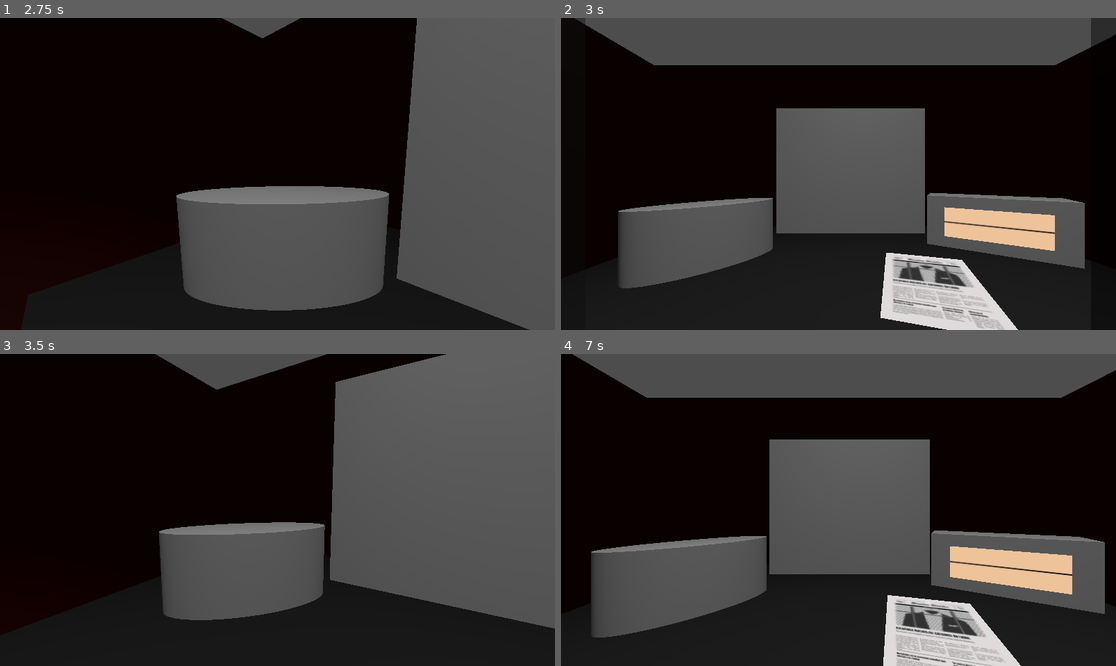
Above: before the commit, frames 1-4 (two rows, left to right).
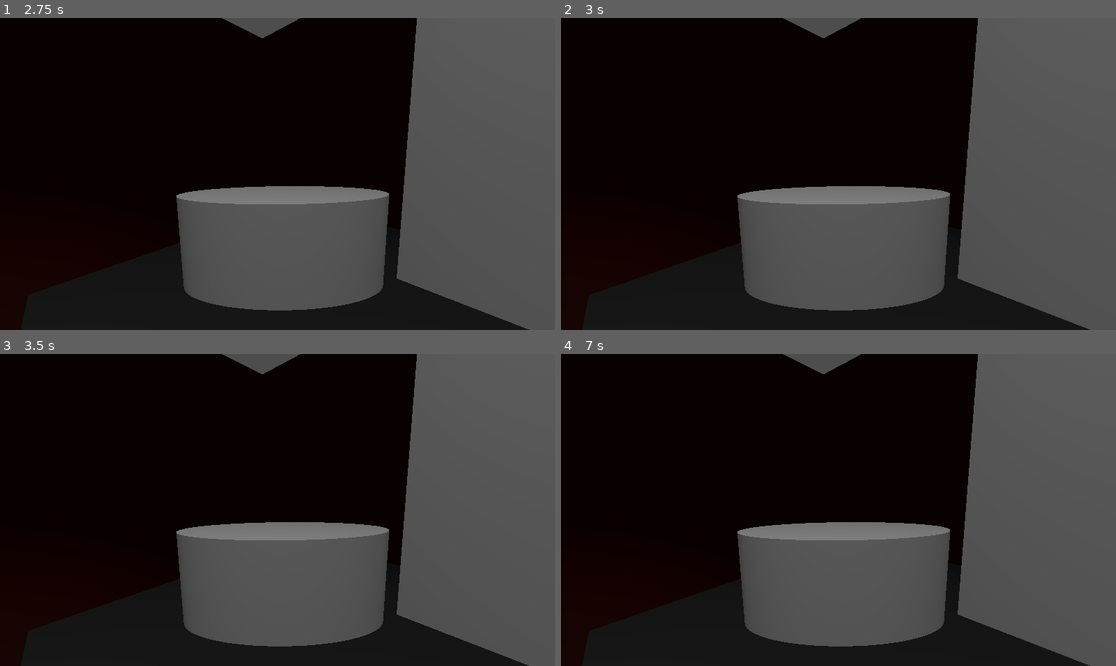
Above: after the commit, the same moments.

Repository: aaracan246/gameoff2025-ettudiopitijopo
Game: Godot game, scene res://Scenes/demo.tscn
Same seed, same stepped clock (60 frames per second), same inputs: the game is played once before the commit and once after it.
Inputs (mouse positions are in pixels of both pictures, inside the frame that each line leads up to):
- Up to frame 1 (2.75 s): tap Enter at 0.5 s; move the mouse to (399, 158) at 0.52 s; click (399, 158) at 0.67 s; tap Space at 1.25 s; move the mouse to (166, 189) at 1.27 s; click (166, 189) at 1.42 s; move the mouse to (333, 105) at 2.02 s; click (333, 105) at 2.17 s
- Up to frame 2 (3 s): tap Enter at 2.75 s; move the mouse to (810, 236) at 2.77 s; click (810, 236) at 2.92 s
- Up to frame 3 (3.5 s): no input
- Up to frame 4 (7 s): move the mouse to (1005, 556) at 3.52 s; click (1005, 556) at 3.67 s; tap Space at 4.25, 6.5 s; move the mouse to (672, 463) at 4.27 s; click (672, 463) at 4.42 s; tap Enter at 5 s; move the mouse to (866, 510) at 5.02 s; click (866, 510) at 5.17 s; move the mouse to (755, 432) at 5.77 s; click (755, 432) at 5.92 s; move the mouse to (960, 494) at 6.52 s; click (960, 494) at 6.67 s

Frame 1 is identical in both runs. In frame 2, 53% of the frame differs, in the area x 2-100%, y 0-100%; in frame 3, 18%; in frame 4, 55%.

Commit message:
newspaper view and map sigals and fixer player

Diff:
--- a/Scenes/demo.tscn
+++ b/Scenes/demo.tscn
@@ -116,10 +116,26 @@
 [node name="NewsPaper" parent="Room" instance=ExtResource("4_f2jw5")]
 transform = Transform3D(0.03863703, 0.0103527615, 4.525336e-10, 0, -1.7484556e-09, 0.04, 0.0103527615, -0.03863703, -1.6888784e-09, 0.2601661, -0.6573745, -2.8987007)
 
+[node name="NewsPaper2" parent="Room" instance=ExtResource("4_f2jw5")]
+transform = Transform3D(0.039999995, 0, 0, 0, 0.039999995, 0, 0, 0, 0.04, -0.2594633, 0, -2.1634152)
+visible = false
+
 [node name="Player" parent="." instance=ExtResource("1_nsw6b")]
 transform = Transform3D(1, 0, 0, 0, 1, 0, 0, 0, 1, -0.30649328, 0, -1.6550336)
 
+[connection signal="cafe" from="." to="Room/Map" method="_on_demo_cafe"]
+[connection signal="descanso" from="." to="Room/Map" method="_on_demo_descanso"]
+[connection signal="embarcadero" from="." to="Room/Map" method="_on_demo_embarcadero"]
+[connection signal="entrada" from="." to="Room/Map" method="_on_demo_entrada"]
+[connection signal="merendero1" from="." to="Room/Map" method="_on_demo_merendero_1"]
+[connection signal="merendero2" from="." to="Room/Map" method="_on_demo_merendero_2"]
+[connection signal="mirador" from="." to="Room/Map" method="_on_demo_mirador"]
+[connection signal="obras" from="." to="Room/Map" method="_on_demo_obras"]
+[connection signal="parking" from="." to="Room/Map" method="_on_demo_parking"]
+[connection signal="rescate" from="." to="Room/Map" method="_on_demo_rescate"]
+[connection signal="input_event" from="Room/Map" to="." method="_on_map_input_event"]
 [connection signal="input_event" from="Room/Radio" to="." method="_on_radio_input_event"]
 [connection signal="input_event" from="Room/Pc" to="." method="_on_pc_input_event"]
 [connection signal="input_event" from="Room/Phone" to="." method="_on_phone_input_event"]
 [connection signal="input_event" from="Room/NewsPaper" to="." method="_on_news_paper_input_event"]
+[connection signal="input_event" from="Room/NewsPaper2" to="." method="_on_news_paper_input_event"]
--- a/Scenes/map.gd
+++ b/Scenes/map.gd
@@ -1,9 +1,30 @@
 extends Node3D
 
 @export var transition_duration: float = 1.0
+@onready var newspaper = $Room/NewsPaper
+@onready var view_newspaper = $Room/NewsPaper2.global_transform
+@onready var normal_newspaper = $Room/NewsPaper.global_transform
+
+
 var actual_camera: Camera3D
 var next_camera: Camera3D
 var is_moving = false
+var is_zoomed = false
+
+signal entrada
+signal merendero1
+signal parking
+signal merendero2
+signal obras
+signal embarcadero
+signal cafe
+signal mirador
+signal descanso
+signal rescate
+
+
+
+
 
 func _ready() -> void:
 	$Player.current = true
@@ -13,6 +34,7 @@
 	if !$Player.current:
 		if Input.get_mouse_button_mask() == 2 and !is_moving:  # Clic derecho
 			switch_to_camera_smooth(actual_camera, $Player)
+			is_zoomed = false
 
 
 func switch_to_camera_smooth(from_camera: Camera3D, to_camera: Camera3D):
@@ -37,28 +59,49 @@
 	is_moving = false
 	temp_camera.queue_free()
 
-func _on_radio_input_event(_camera: Node, event: InputEvent, _event_position: Vector3, _normal: Vector3, _shape_idx: int) -> void:
-	if event is InputEventMouseButton and event.pressed and event.button_index == MOUSE_BUTTON_LEFT and !is_moving:
-		actual_camera = $Room/Radio/Camera3D
+func input_manager(camera:Camera3D, event: InputEvent):
+	if event is InputEventMouseButton and event.pressed and event.button_index == MOUSE_BUTTON_LEFT and !is_moving and !is_zoomed:
+		is_zoomed = true
+		actual_camera = camera
 		switch_to_camera_smooth($Player, actual_camera)
 
+func _on_radio_input_event(_camera: Node, event: InputEvent, _event_position: Vector3, _normal: Vector3, _shape_idx: int) -> void:
+	input_manager($Room/Radio/Camera3D, event)
+
+
 func _on_map_input_event(_camera: Node, event: InputEvent, _event_position: Vector3, _normal: Vector3, _shape_idx: int) -> void:
-	if event is InputEventMouseButton and event.pressed and event.button_index == MOUSE_BUTTON_LEFT and !is_moving:
-		actual_camera = $Room/Mapa
-		switch_to_camera_smooth($Player, actual_camera)
+	input_manager($Room/Mapa, event)
+	emit_signal("entrada")
+	emit_signal("cafe")
+	emit_signal("descanso")
+	emit_signal("embarcadero")
+	emit_signal("merendero1")
+	emit_signal("merendero2")
+	emit_signal("mirador")
+	emit_signal("obras")
+	emit_signal("parking")
+	emit_signal("rescate")
+
 
 
 func _on_pc_input_event(_camera: Node, event: InputEvent, _event_position: Vector3, _normal: Vector3, _shape_idx: int) -> void:
-	if event is InputEventMouseButton and event.pressed and event.button_index == MOUSE_BUTTON_LEFT and !is_moving:
-		actual_camera = $Room/Computer
-		switch_to_camera_smooth($Player,  actual_camera)
+	input_manager($Room/Computer, event)
 
 
 func _on_phone_input_event(_camera: Node, event: InputEvent, _event_position: Vector3, _normal: Vector3, _shape_idx: int) -> void:
-	if event is InputEventMouseButton and event.pressed and event.button_index == MOUSE_BUTTON_LEFT and !is_moving:
-		actual_camera = $Room/telefono
-		switch_to_camera_smooth($Player,  actual_camera)
+	input_manager($Room/telefono, event)
 
 
 func _on_news_paper_input_event(_camera: Node, event: InputEvent, _event_position: Vector3, _normal: Vector3, _shape_idx: int) -> void:
-	pass # Replace with function body.
+	if event is InputEventMouseButton and event.pressed and event.button_index == MOUSE_BUTTON_LEFT and !is_moving and !is_zoomed:
+		is_zoomed = true
+		var tween = create_tween()
+		tween.set_ease(Tween.EASE_IN_OUT)
+		tween.set_trans(Tween.TRANS_CUBIC)
+		tween.tween_property(newspaper, "global_transform", view_newspaper, transition_duration)
+	elif event is InputEventMouseButton and event.pressed and event.button_index == MOUSE_BUTTON_RIGHT and !is_moving :
+		is_zoomed = false
+		var tween = create_tween()
+		tween.set_ease(Tween.EASE_IN_OUT)
+		tween.set_trans(Tween.TRANS_CUBIC)
+		tween.tween_property(newspaper, "global_transform", normal_newspaper, transition_duration)
--- a/Scenes/map.tscn
+++ b/Scenes/map.tscn
@@ -1,5 +1,6 @@
-[gd_scene load_steps=5 format=3 uid="uid://csykyo4ikmj0w"]
+[gd_scene load_steps=6 format=3 uid="uid://csykyo4ikmj0w"]
 
+[ext_resource type="Script" uid="uid://dqctrhr8pbsvu" path="res://Scripts/map.gd" id="1_26yhd"]
 [ext_resource type="Texture2D" uid="uid://bgdtbfvupwjk7" path="res://Assets/map.jpg" id="1_ci6au"]
 
 [sub_resource type="BoxShape3D" id="BoxShape3D_tcdmn"]
@@ -12,6 +13,7 @@
 
 [node name="Map" type="StaticBody3D"]
 transform = Transform3D(0.0006503989, 0, -0.20935683, 0, 0.20935784, 0, 0.20935683, 0, 0.0006503989, 0, 0, 0)
+script = ExtResource("1_26yhd")
 
 [node name="Sprite3D" type="Sprite3D" parent="."]
 transform = Transform3D(0.9999999, 0, 0, 0, 0.99999994, 0, 0, 0, 0.9999999, 0, 0, 0)
@@ -21,32 +23,38 @@
 transform = Transform3D(0.99999034, 0, -1.2665987e-07, 0, 0.99999976, 0, 1.2665987e-07, 0, 0.99999034, 0.09401345, -0.028900687, 0)
 shape = SubResource("BoxShape3D_tcdmn")
 
-[node name="pin" type="MeshInstance3D" parent="."]
+[node name="pinEntrada" type="MeshInstance3D" parent="."]
 transform = Transform3D(0.405, 0, -3.958121e-09, 0, 0.40500015, 0, 3.958121e-09, 0, 0.405, -6.183559, 3.0314276, 0.051097743)
+visible = false
 mesh = SubResource("SphereMesh_ci6au")
 surface_material_override/0 = SubResource("StandardMaterial3D_ci6au")
 
 [node name="pin6" type="MeshInstance3D" parent="."]
 transform = Transform3D(0.405, 0, -3.958121e-09, 0, 0.40500015, 0, 3.958121e-09, 0, 0.405, -6.183559, 3.0314276, 0.051097743)
+visible = false
 mesh = SubResource("SphereMesh_ci6au")
 surface_material_override/0 = SubResource("StandardMaterial3D_ci6au")
 
 [node name="pin2" type="MeshInstance3D" parent="."]
 transform = Transform3D(0.405, 0, -3.958121e-09, 0, 0.40500015, 0, 3.958121e-09, 0, 0.405, -2.0302405, 4.140437, 0.06400066)
+visible = false
 mesh = SubResource("SphereMesh_ci6au")
 surface_material_override/0 = SubResource("StandardMaterial3D_ci6au")
 
 [node name="pin3" type="MeshInstance3D" parent="."]
 transform = Transform3D(0.405, 0, -3.958121e-09, 0, 0.40500015, 0, 3.958121e-09, 0, 0.405, -6.183559, 3.0314276, 0.051097743)
+visible = false
 mesh = SubResource("SphereMesh_ci6au")
 surface_material_override/0 = SubResource("StandardMaterial3D_ci6au")
 
 [node name="pin4" type="MeshInstance3D" parent="."]
 transform = Transform3D(0.405, 0, -3.958121e-09, 0, 0.40500015, 0, 3.958121e-09, 0, 0.405, -6.183559, 3.0314276, 0.051097743)
+visible = false
 mesh = SubResource("SphereMesh_ci6au")
 surface_material_override/0 = SubResource("StandardMaterial3D_ci6au")
 
 [node name="pin5" type="MeshInstance3D" parent="."]
 transform = Transform3D(0.405, 0, -3.958121e-09, 0, 0.40500015, 0, 3.958121e-09, 0, 0.405, -6.183559, 3.0314276, 0.051097743)
+visible = false
 mesh = SubResource("SphereMesh_ci6au")
 surface_material_override/0 = SubResource("StandardMaterial3D_ci6au")
--- a/Scenes/player.tscn
+++ b/Scenes/player.tscn
@@ -44,9 +44,11 @@
 surface_material_override/0 = SubResource("StandardMaterial3D_v0iea")
 
 [node name="TimerRight" type="Timer" parent="."]
+wait_time = 0.5
 one_shot = true
 
 [node name="TimerLeft" type="Timer" parent="."]
+wait_time = 0.75
 one_shot = true
 
 [node name="rotationTimer" type="Timer" parent="."]
--- /dev/null
+++ b/Scripts/map.gd
@@ -0,0 +1,45 @@
+extends StaticBody3D
+
+@onready var pin = $pinEntrada
+
+func _ready() -> void:
+	pin.visible = false
+
+func _on_demo_entrada() -> void:
+	pin.visible = true
+
+
+func _on_demo_cafe() -> void:
+	pass # Replace with function body.
+
+
+func _on_demo_descanso() -> void:
+	pass # Replace with function body.
+
+
+func _on_demo_embarcadero() -> void:
+	pass # Replace with function body.
+
+
+func _on_demo_merendero_1() -> void:
+	pass # Replace with function body.
+
+
+func _on_demo_merendero_2() -> void:
+	pass # Replace with function body.
+
+
+func _on_demo_mirador() -> void:
+	pass # Replace with function body.
+
+
+func _on_demo_obras() -> void:
+	pass # Replace with function body.
+
+
+func _on_demo_parking() -> void:
+	pass # Replace with function body.
+
+
+func _on_demo_rescate() -> void:
+	pass # Replace with function body.
--- a/Scripts/player.gd
+++ b/Scripts/player.gd
@@ -1,27 +1,24 @@
 extends Camera3D
 
 @export var suavizado: float = 10.0
-@export_range(0, 1000) var min_zoom: float = 10
-@export_range(0, 1000) var max_zoom: float = 20
-@export_range(0, 1000, 0.1) var zoom_speed: float = 50
 @export var rotations := {
 	"front": Vector3(0.0, deg_to_rad(0.0), 0.0),
 	"right": Vector3(0.0, deg_to_rad(-90.0), 0.0),
 	"back": Vector3(0.0, deg_to_rad(180.0), 0.0),
 	"left": Vector3(0.0, deg_to_rad(90.0), 0.0),
 }
-
+var list_rotations = ["front","right","back","left"]
 var left_timer = false
 var right_timer = false
 var objetivo_rot: Vector3
 var rot_actual: Vector3
+var rotacion = "front"
 var positionXYZ = 0
-var zoom_level = 64.0
 var timer_rotation = false
 
 func _ready():
 	rot_actual = rotation
-	objetivo_rot = rotation
+	objetivo_rot = rotations[rotacion]
 
 
 func _process(delta: float) -> void:
@@ -32,36 +29,47 @@
 
 
 
-func rotation_manager():
+func rotation_manager(direcction:String):
+	rotacion = list_rotations[positionXYZ]
+	if direcction == "right":
+		match rotacion:
+			"front":
+				objetivo_rot = rotations["right"]
+			"right":
+				objetivo_rot = rotations["back"]
+			"back":
+				objetivo_rot = rotations["left"]
+			"left":
+				objetivo_rot = rotations["front"]
+	elif direcction == "left":
+		match rotacion:
+			"front":
+				objetivo_rot = rotations["left"]
+			"right":
+				objetivo_rot = rotations["front"]
+			"back":
+				objetivo_rot = rotations["right"]
+			"left":
+				objetivo_rot = rotations["back"]
 
-	match positionXYZ:
-		0:
-			objetivo_rot = rotations["front"]
-		1:
-			objetivo_rot = rotations["right"]
-		2:
-			objetivo_rot = rotations["back"]
-		3:
-			objetivo_rot = rotations["left"]
 	$rotationTimer.start()
 	timer_rotation = true
 
 
 func _on_right_mouse_entered() -> void:
 	print(positionXYZ)
-	if !timer_rotation and !right_timer:
-		$TimerRight.start()
+	if !timer_rotation :
 		if positionXYZ < 3:
 			positionXYZ += 1
 
 		else:
 			positionXYZ = 0
-	#rotation_manager()
+
+	rotation_manager("right")
 
 func _on_left_mouse_entered() -> void:
 	print(positionXYZ)
-	if !timer_rotation and !left_timer:
-		$TimerLeft.start()
+	if !timer_rotation :
 		if positionXYZ > 0:
 			positionXYZ -= 1
 		elif positionXYZ == 0:
@@ -69,7 +77,7 @@
 		else:
 			positionXYZ = 0
 
-	#rotation_manager()
+	rotation_manager("left")
 
 func _on_left_mouse_exited() -> void:
 	left_timer = false
@@ -81,12 +89,10 @@
 
 func _on_timer_right_timeout() -> void:
 	right_timer = true
-	rotation_manager()
 
 
 func _on_timer_left_timeout() -> void:
 	left_timer = true
-	rotation_manager()
 
 
 func _on_rotation_timer_timeout() -> void:
Not shown, added: Scripts/map.gd.uid
